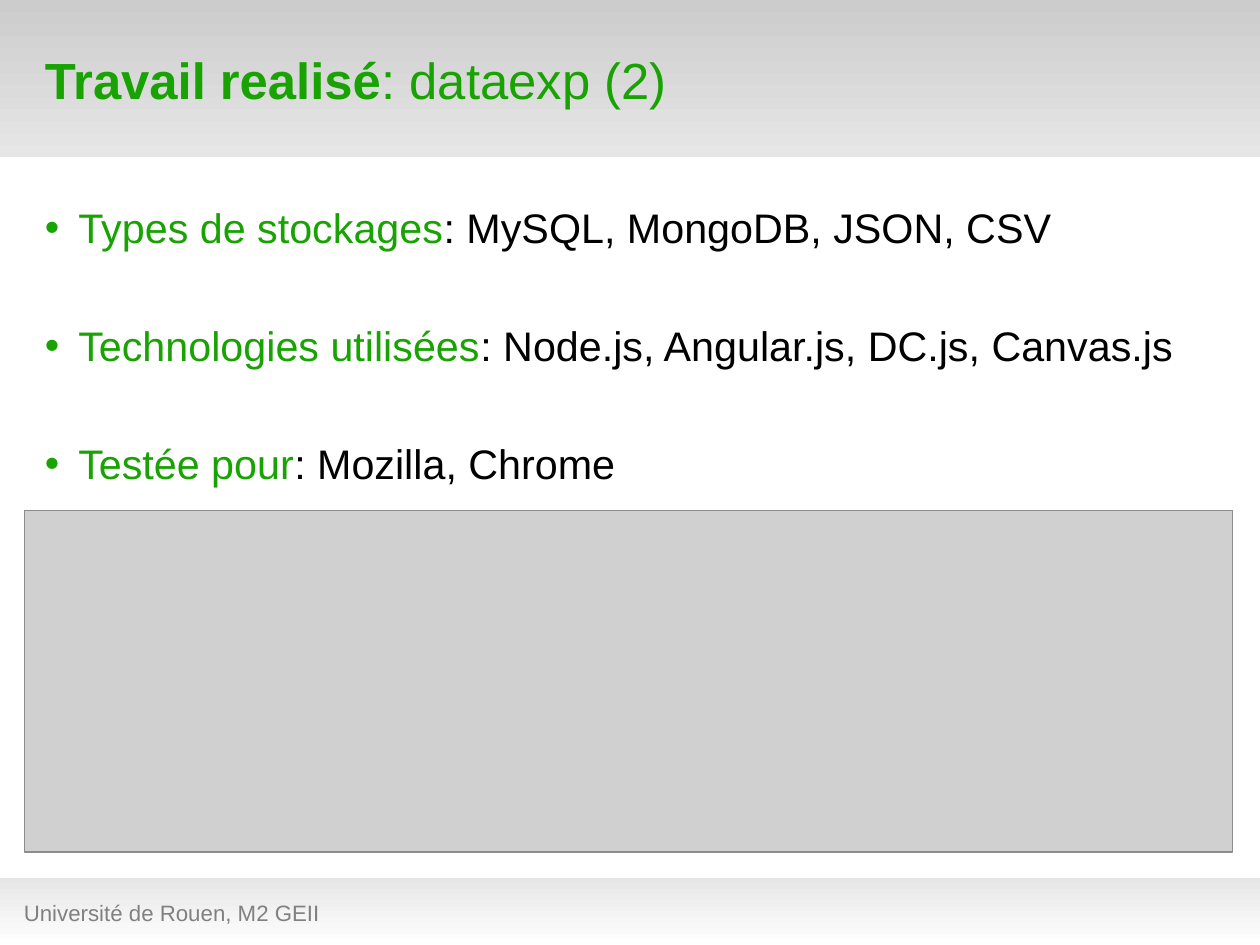
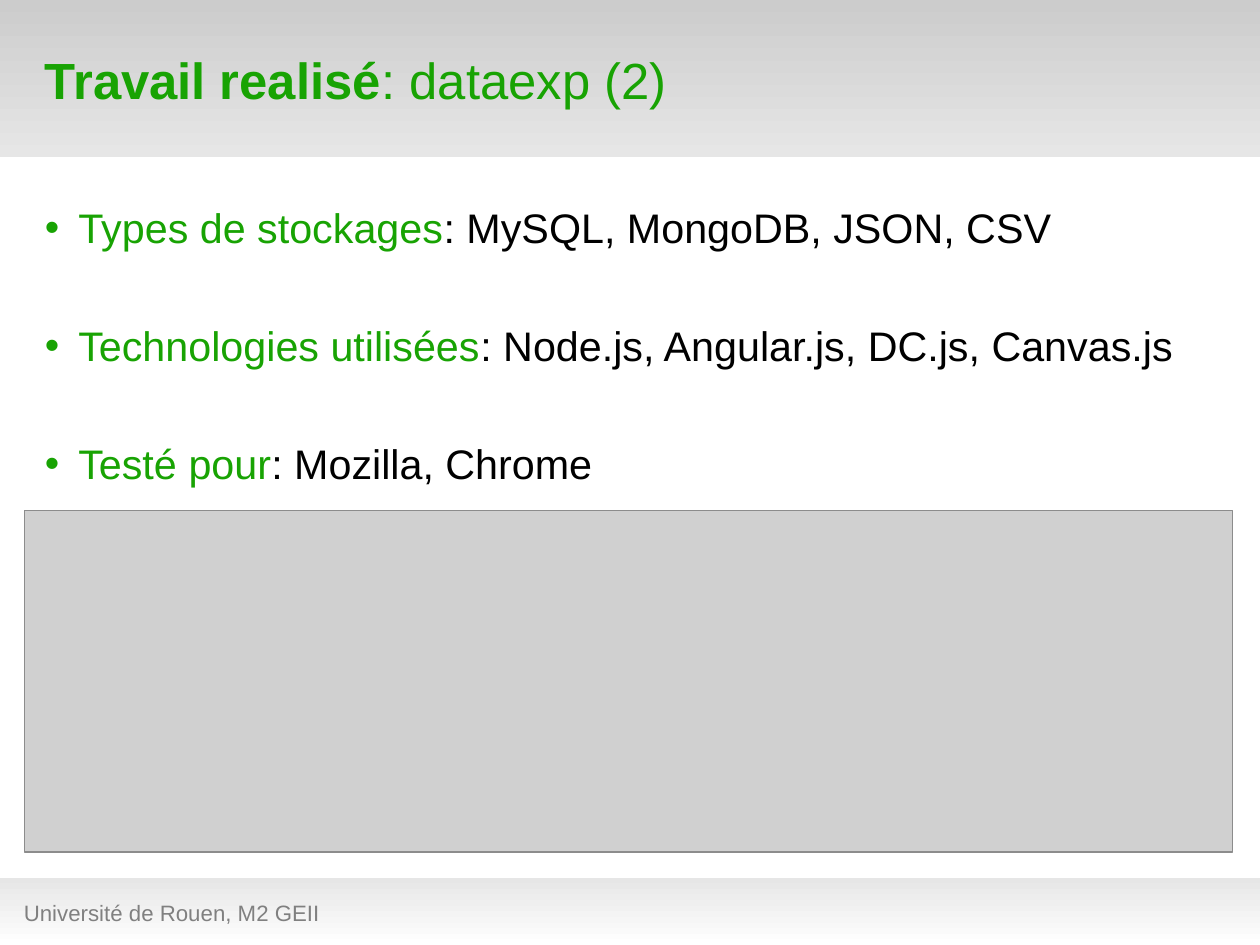
Before and after one commit to hanzenok/dataexp, a slide deck: slide 17 of presentation/test_green7.odp (slide 16 before the commit). Drawn at 1260x945 pixels with LibreOffice and Linux fonts; fonts in the diff are those of the drawing; grey boxes stand for pictures; background and template pictures are left out. Boxes give left, top, right and bottom in pixels: in the first picture for what was removed or moved away, otherwise in the second. Text is boxed around its words. In the diff, an @@ line names an element or a change of style, - is before the commit and + after.

```diff
--- a/presentation/test_green7.odp
+++ b/presentation/test_green7.odp
@@ text at bbox=[78, 448, 592, 487]: text changed @@
-• Testée pour: Mozilla, Chrome
+• Testé pour: Mozilla, Chrome
```
Also in this commit, not shown: 8 other slides changed, 1 slide added, 2 other files.
